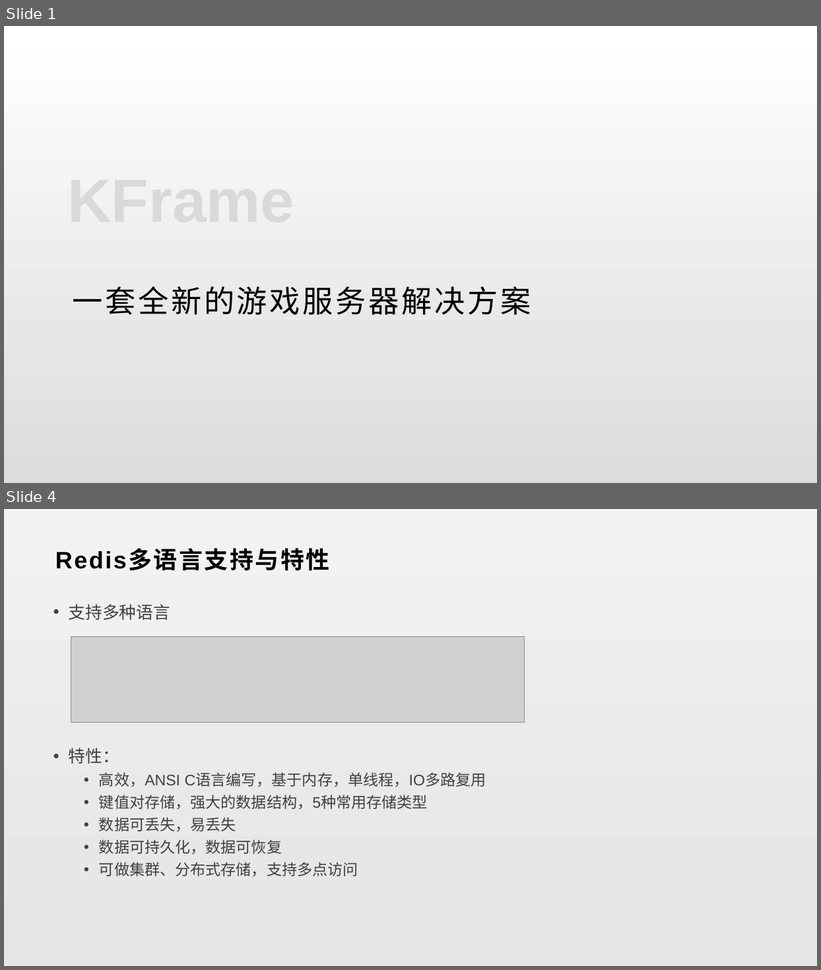
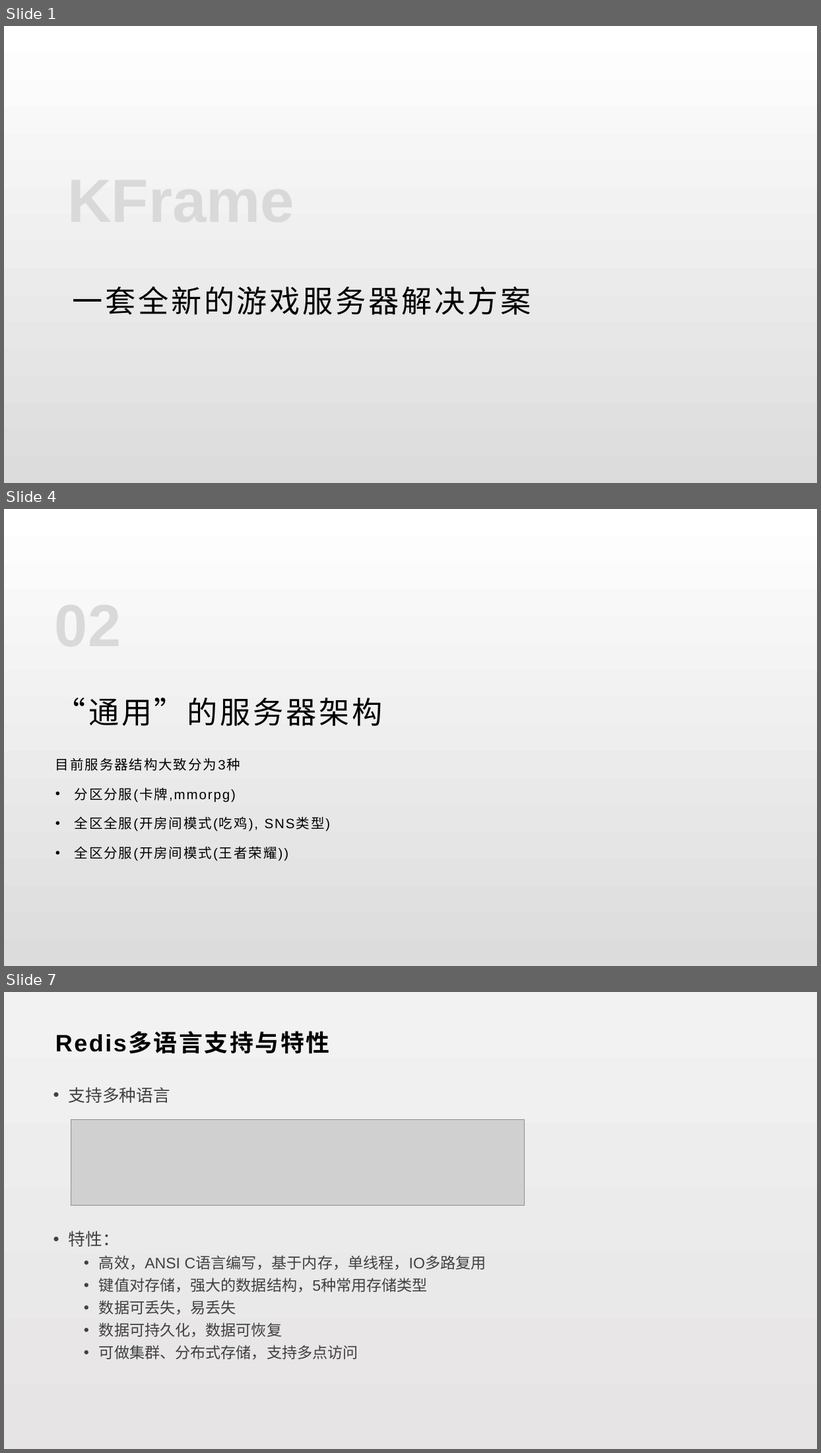
Before and after one commit to lori227/KFrame, a slide deck: _doc/KFrame.pptx. Shown one above the other, each under a label of ours: slides 1 and 4 before the commit, slides 1, 4 and 7 after it; the slides between them are not shown. The pictures are 821x970 and 821x1453 pixels, drawn with LibreOffice and Linux fonts; fonts in the diff are those of the drawing; grey boxes stand for pictures. Boxes give left, top, right and bottom in pixels: in the first picture for what was removed or moved away, otherwise in the second. Text is boxed around its words. In the diff, an @@ line names an element or a change of style, - is before the commit and + after.

```diff
--- a/_doc/KFrame.pptx
+++ b/_doc/KFrame.pptx
@@ slide 4 added at [4,509,817,966], background gradient #FFFFFF to #DCDCDC @@
@@ title added at [55,698,383,726], 36 pt, text #000000 @@
+“通用”的服务器架构
@@ text added at [55,758,288,861], 16 pt, text #000000 @@
+目前服务器结构大致分为3种
+• 分区分服(卡牌,mmorpg)
+• 全区全服(开房间模式(吃鸡), SNS类型)
+• 全区分服(开房间模式(王者荣耀))
@@ what was slide 4 is now slide 7 @@
```
Also in this commit, not shown: 1 slide changed, 3 other slides added, 3 slides removed, 2 other files.
